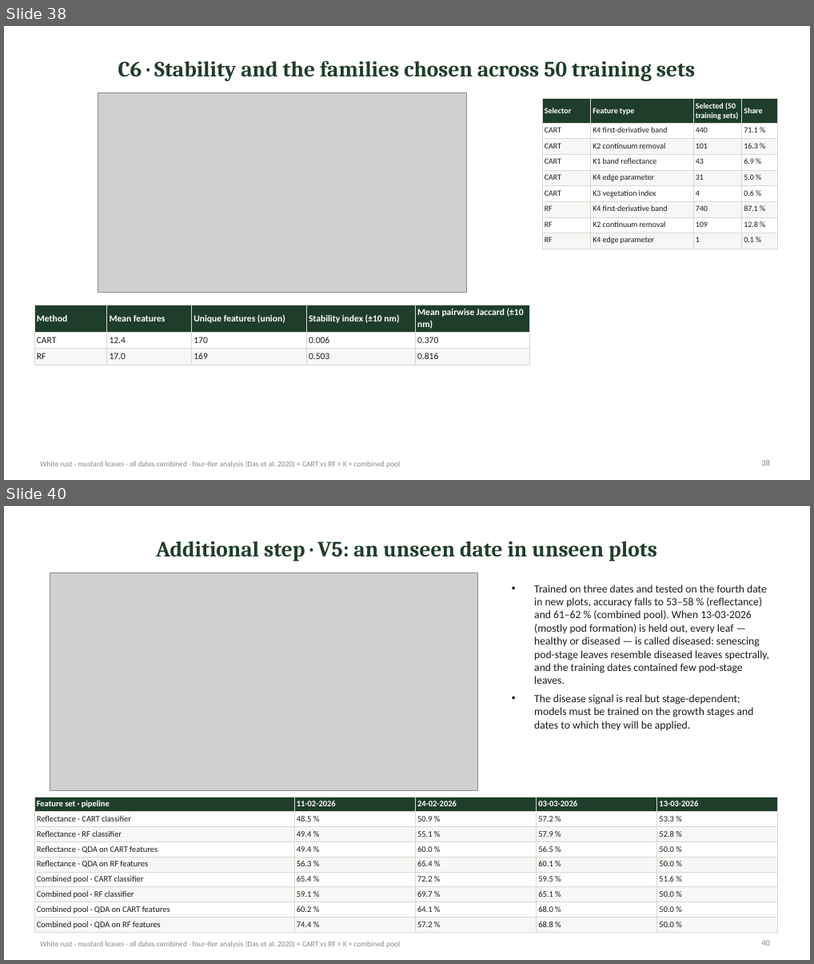
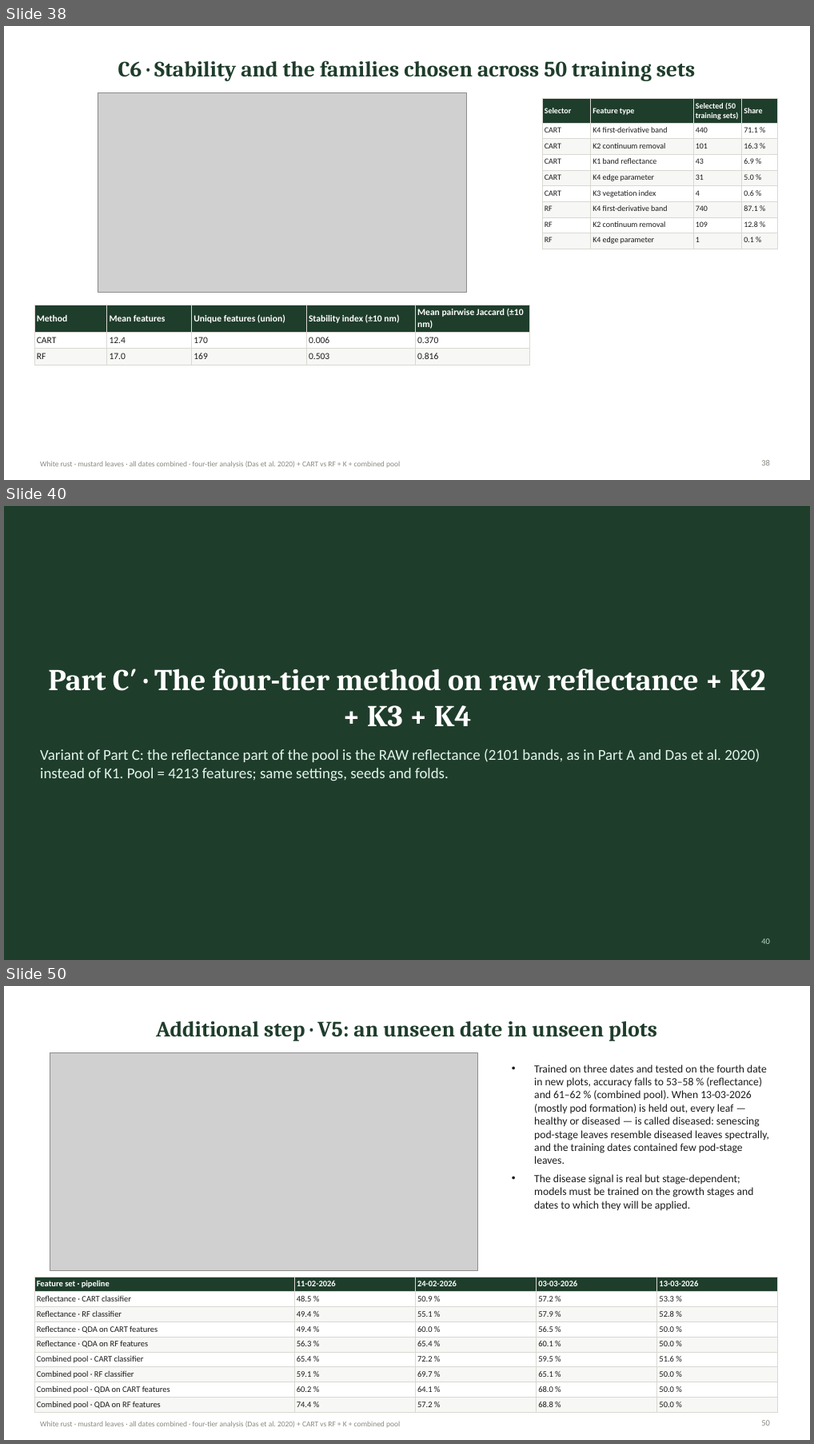
Before and after one commit to animesh809359-afk/sonu, a slide deck: deliverables/WhiteRust_AllDates/WhiteRust_Mustard_Leaf_AllDates_FourTier_CART_RF_K_Combined_Presentation.pptx. Shown one above the other, each under a label of ours: slides 38 and 40 before the commit, slides 38, 40 and 50 after it; the slides between them are not shown. The pictures are 814x964 and 814x1444 pixels, drawn with LibreOffice and Linux fonts; fonts in the diff are those of the drawing; grey boxes stand for pictures. Boxes give left, top, right and bottom in pixels: in the first picture for what was removed or moved away, otherwise in the second. Text is boxed around its words. In the diff, an @@ line names an element or a change of style, - is before the commit and + after.

```diff
--- a/deliverables/WhiteRust_AllDates/WhiteRust_Mustard_Leaf_AllDates_FourTier_CART_RF_K_Combined_Presentation.pptx
+++ b/deliverables/WhiteRust_AllDates/WhiteRust_Mustard_Leaf_AllDates_FourTier_CART_RF_K_Combined_Presentation.pptx
@@ slide 40 added at [4,506,810,960], background #1F3D2B @@
@@ title added at [48,668,766,727], 36 pt, text #FFFFFF, bold @@
+Part C′ · The four-tier method on raw reflectance + K2 + K3 + K4
@@ text added at [40,748,760,781], 18 pt, text #E3F4EC @@
+Variant of Part C: the reflectance part of the pool is the RAW reflectance (2101 bands, as in Part A and Das et al. 2020) instead of K1. Pool = 4213 features; same settings, seeds and folds.
@@ page number added at [762,938,770,944], 10 pt, text #B5D6C3 @@
+40
@@ what was slide 40 is now slide 50 @@
@@ page number at [762,1420,770,1425]: text changed @@
-40
+50
```
Also in this commit, not shown: 6 slides changed, 9 other slides added, 13 other files.
